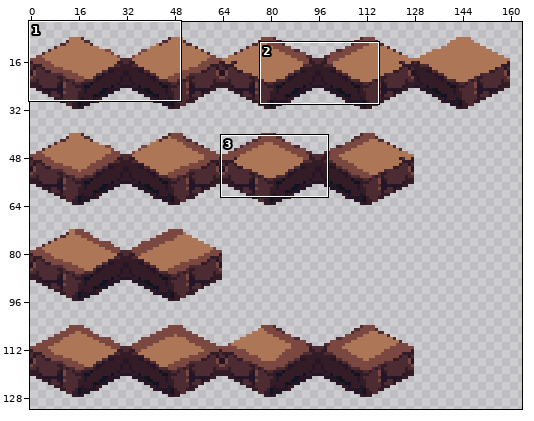
One commit to this sprite sheet: Assets/Assets/testsprite/spritesheetdirection.png. The first picture is a wide view before the edit; the outline marks the close-up.
Close-up. Before:
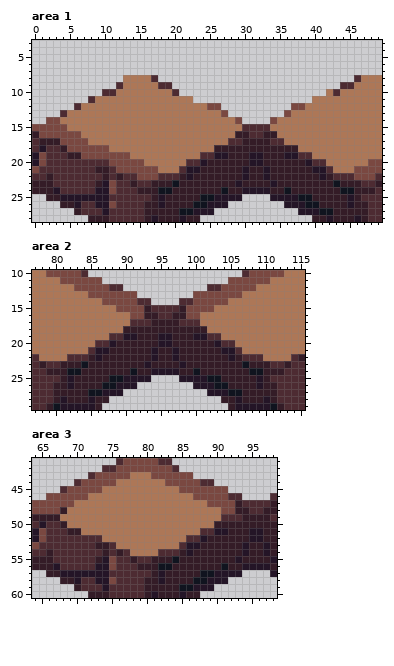
The file is 320x320 pixels. Shown: area 1: x 0..49, y 3..28; area 2: x 77..115, y 10..29; area 3: x 64..98, y 41..60. The wide view leaves out empty margins. The commit also changed other parts of the picture, which this record leaves out.
Now the later version:
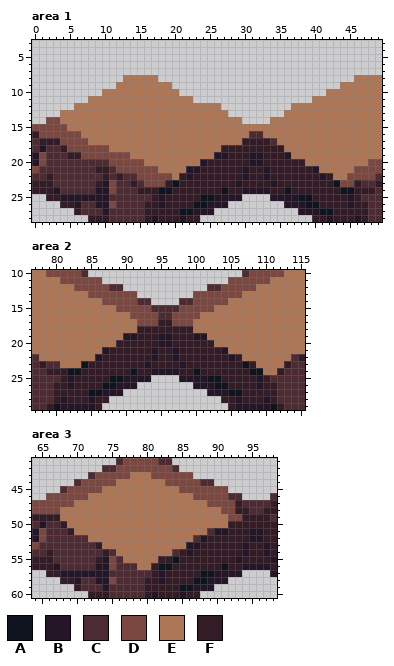
Palette (. is transparent): A #10141f  B #241527  C #4d2b32  D #7a4841  E #ad7757  F #341c27
From old to new:
--- area 1
@@ x 0..49 @@
  7 ..................................................
- 8 .............EEEEC............................CEEE
- 9 ............CEEEEECC........................CCEEEE
-10 ..........CCEEEEEEEEC.....................ECEEEEEE
-11 ........CEEEEEEEEEEEEEE.................EEEEEEEEEE
-12 ......CEEEEEEEEEEEEEEEEEEDD..........DDEEEEEEEEEEE
-13 ....CEEEEEEEEEEEEEEEEEEEEEED........DEEEEEEEEEEEEE
-14 ..DDEEEEEEEEEEEEEEEEEEEEEEEEED....DEEEEEEEEEEEEEEE
-15 DDDDDEEEEEEEEEEEEEEEEEEEEEEEEECCCCEEEEEEEEEEEEEEEE
-16 FDDDDDDEEEEEEEEEEEEEEEEEEEEEEFFCCFFEEEEEEEEEEEEEEE
-17 CFFFDDDDEEEEEEEEEEEEEEEEEEEECCFFFFCCEEEEEEEEEEEEEE
-18 CBCCFDDDDDDEEEEEEEEEEEEEEEFFFFFFFFFFFFEEEEEEEEEEEE
-19 BDCCCFFDDDDDDDEEEEEEEEEECCBBFFFBBFFFBBCCEEEEEEEEEE
-20 BDCCCCCCCCCDDDDDEEEEEECCBFFFFFFBBFFFFFFBCCEEEEEEDD
-21 DCCCCCCCCFFCDDDDDDEEECBBFFFFFFBFFBFFFFFFBBCEEEDDDD
-22 CCFCCCCCCCFCFCCDDDCCCFBFFFFFFFBFFBFFFFFFFBFCCCDDDC
-23 FFFCCCCCCFBDCCFCCFFFAFFFFFFFFBFFFFBFFFFFFFFAFFFCCF
+ 8 .............EEEEE............................EEEE
+ 9 ............EEEEEEEE........................EEEEEE
+10 ..........EEEEEEEEEEE.....................EEEEEEEE
+11 ........EEEEEEEEEEEEEEE.................EEEEEEEEEE
+12 ......EEEEEEEEEEEEEEEEEEEEE..........EEEEEEEEEEEEE
+13 ....EEEEEEEEEEEEEEEEEEEEEEEE........EEEEEEEEEEEEEE
+14 ..DDEEEEEEEEEEEEEEEEEEEEEEEEEE....EEEEEEEEEEEEEEEE
+15 DDDDDEEEEEEEEEEEEEEEEEEEEEEEEEEEEEEEEEEEEEEEEEEEEE
+16 FDDDDDDEEEEEEEEEEEEEEEEEEEEEEEECCEEEEEEEEEEEEEEEEE
+17 CFFFDDDDEEEEEEEEEEEEEEEEEEEEEEFFFFCEEEEEEEEEEEEEEE
+18 CBCCFDDDDDDEEEEEEEEEEEEEEEEFFFFFFFFFEEEEEEEEEEEEEE
+19 BDCCCFFDDDDDDDEEEEEEEEEEEEBBFFFBBFFFBEEEEEEEEEEEEE
+20 BDCCCCCCCCCDDDDDEEEEEEEEBFFFFFFBBFFFFFFEEEEEEEEEDD
+21 DCCCCCCCCFFCDDDDDDEEEEBBFFFFFFBFFBFFFFFFBEEEEEDDDD
+22 CCFCCCCCCCFCFCCDDDDDEFBFFFFFFFBFFBFFFFFFFBFEEDDDDC
+23 FFFCCCCCCFBDCCFCDDDFAFFFFFFFFBFFFFBFFFFFFFFADDFCCF
 24 FFFBCCCCCBBDCCCFFFAAFFFFFFFAFFBBBBFFAFFFFFFFAAFFFC
--- area 2
@@ x 77..115 @@
 14 EEEEEEEEEEDDDDDCC....CCDDDDDEEEEEEEEEEE
-15 EEEEEEEEEEEEDDDDFCCCCFDDDDEEEEEEEEEEEEE
-16 EEEEEEEEEEEEEEDDFFCCFFDDEEEEEEEEEEEEEEE
-17 EEEEEEEEEEEEEECCCFFFFCCCEEEEEEEEEEEEEEE
-18 EEEEEEEEEEEEEFFFFFFFFFFFFEEEEEEEEEEEEEE
-19 EEEEEEEEEEECCBBFFFBBFFFBBCCEEEEEEEEEEEE
-20 EEEEEEEEECCBFFFFFFBBFFFFFFBCCEEEEEEEEEE
-21 EEEEEEEECBBFFFFFFBFFBFFFFFFBBCEEEEEEEEE
-22 CEEEECCCFBFFFFFFFBFFBFFFFFFFBFCCCEEEECF
-23 CFCCFFFAFFFFFFFFBFFFFBFFFFFFFFAFFFCCFCC
-24 CCFFFAAFFFFFFFAFFBBBBFFAFFFFFFFAAFFFCCC
+15 EEEEEEEEEEEEDDDDDCCCCDDDDDEEEEEEEEEEEEE
+16 EEEEEEEEEEEEEEDDDDCCDDDDEEEEEEEEEEEEEEE
+17 EEEEEEEEEEEEEEEDDDFFDDDEEEEEEEEEEEEEEEE
+18 EEEEEEEEEEEEEEEFFFFFFFFEEEEEEEEEEEEEEEE
+19 EEEEEEEEEEEEEBBFFFBBFFFBBEEEEEEEEEEEEEE
+20 EEEEEEEEEEEEFFFFFFBBFFFFFFEEEEEEEEEEEEE
+21 EEEEEEEEEEBFFFFFFBFFBFFFFFFBEEEEEEEEEEE
+22 CEEEEEEEEBFFFFFFFBFFBFFFFFFFBFEEEEEEECF
+23 CFCCEEEAFFFFFFFFBFFFFBFFFFFFFFAFEEEEFCC
+24 CCFFFAAFFFFFFFAFFBBBBFFAFFFFFFFAAEEFCCC
 25 CCCCFBFFFFFAABBBB....BBBBAAFFFFFBFCCCCC
--- area 3
@@ x 64..98 @@
 47 DDDDDDEEEEEEEEEEEEEEEEEEEDDDDFCCCCF
-48 DDDDFEEEEEEEEEEEEEEEEEEEEEEDDFFCCFF
-49 FFFFEEEEEEEEEEEEEEEEEEEEEEECCCFFFFC
-50 CBCCFEEEEEEEEEEEEEEEEEEEEEFFFFFFFFF
-51 BDCCCFFEEEEEEEEEEEEEEEEECCBBFFFBBFF
-52 BDCCCCCCCCEEEEEEEEEEEECCBFFFFFFBBFF
-53 DCCCCCCCCFFCEEEEEEEEECBBFFFFFFBFFBF
-54 CCFCCCCCCCFCFCEEEECCCFBFFFFFFFBFFBF
-55 FFFCCCCCCFBDCCFCCFFFAFFFFFFFFBFFFFB
-56 FFFBCCCCCBBDCCCFFFAAFFFFFFFAFFBBBBF
+48 DDDDEEEEEEEEEEEEEEEEEEEEEEEDDFFCCFF
+49 FFFFEEEEEEEEEEEEEEEEEEEEEEEEDDFFFFC
+50 CBCCFEEEEEEEEEEEEEEEEEEEEEEEFFFFFFF
+51 BDCCCFEEEEEEEEEEEEEEEEEEECBBFFFBBFF
+52 BDCCCCCCEEEEEEEEEEEEEEECBFFFFFFBBFF
+53 DCCCCCCCCFEEEEEEEEEEEEBBFFFFFFBFFBF
+54 CCFCCCCCCCFCEEEEEEEECFBFFFFFFFBFFBF
+55 FFFCCCCCCFBDCEEEEEFFAFFFFFFFFBFFFFB
+56 FFFBCCCCCBBDCCCEEFAAFFFFFFFAFFBBBBF
 57 ..FFBBBBBBBCCCCCCFBFFFFFAABBBB....B
Where, in picture pixels (left, top, right, bottom), the same in both close-ups:
changed: (60, 75, 361, 187)
changed: (60, 305, 284, 375)
changed: (60, 507, 242, 570)
